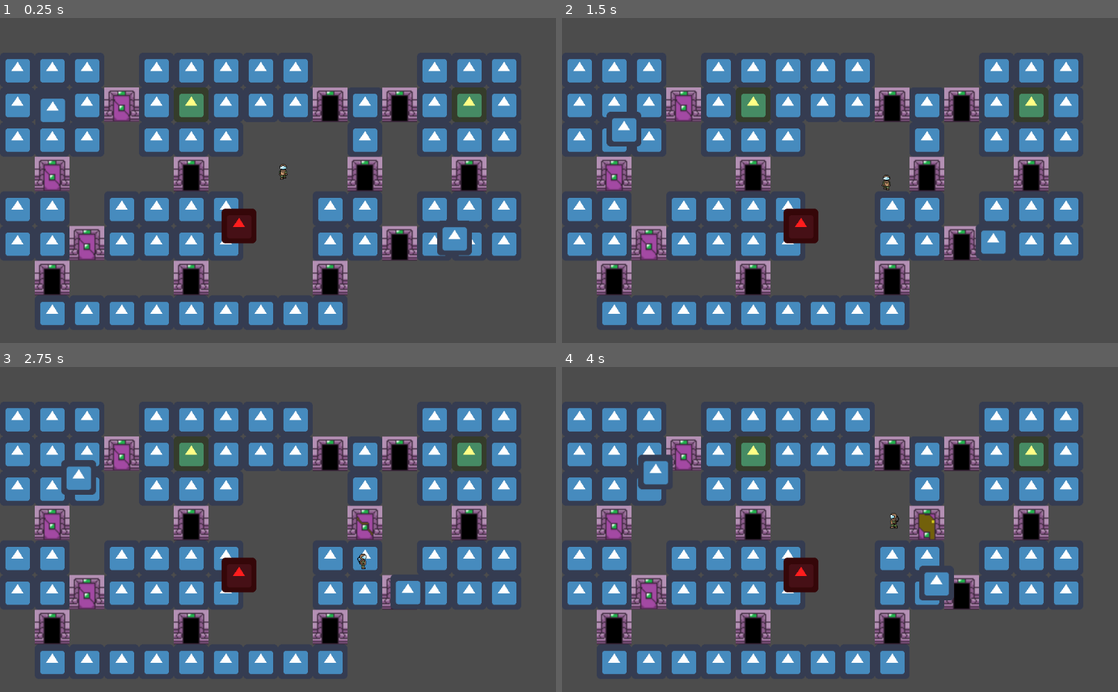
Above: before the commit, frames 1-4 (two rows, left to right).
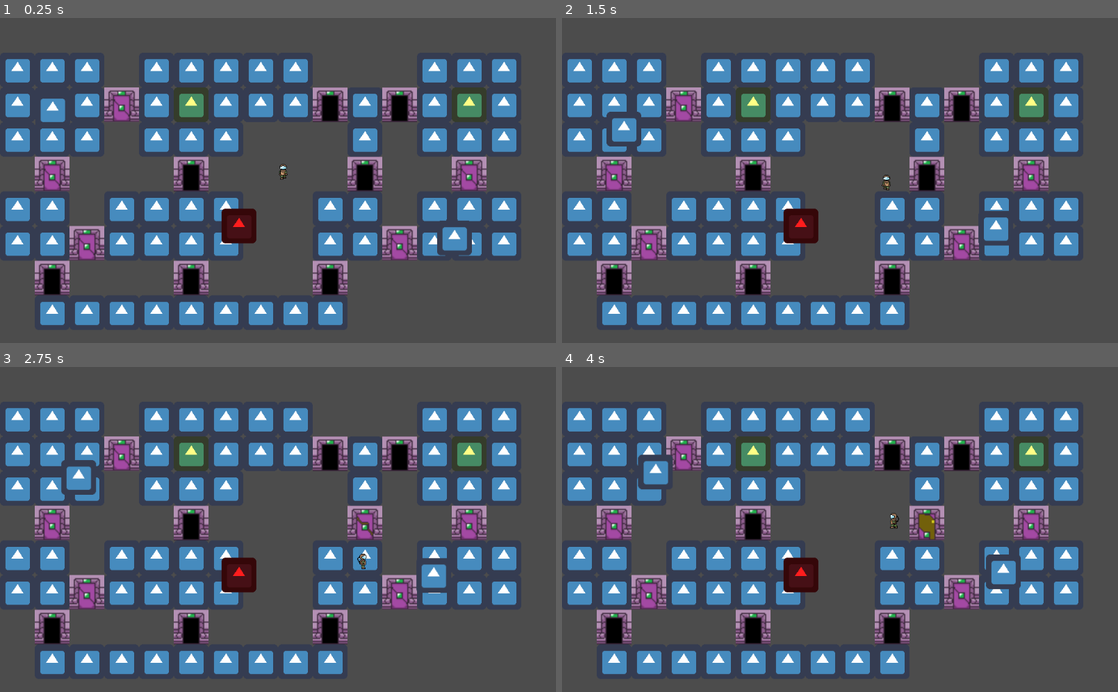
Above: after the commit, the same moments.

Repository: Omivel/LudemDare46
Game: Godot game, scene res://Levels/TestLevel.tscn
The game is run twice, just before and just after one commit, with the same random seed, the same clock (stepped at 60 frames per second) and the same inputs. The engine's default icon, where the game draws it, is replaced by a stand-in: a white triangle on a blue panel in a dark square.
Inputs (mouse positions are in pixels of both pictures, inside the frame that each line leads up to):
- Up to frame 1 (0.25 s): no input
- Up to frame 2 (1.5 s): move the mouse to (962, 164) at 0.52 s; press the mouse at (962, 164) at 0.53 s; hold Right (ui_right) 0.53-1.28 s; tap Space (ui_select) at 0.77 s; move the mouse to (728, 196) at 1.27 s; release the mouse at (728, 196) at 1.28 s; hold Down (ui_down) from 1.28 s (still down); click (728, 196) at 1.35 s
- Up to frame 3 (2.75 s): tap Space (ui_select) at 1.52 s; move the mouse to (333, 458) at 2.02 s; release Down (ui_down) at 2.03 s; press the mouse at (333, 458) at 2.03 s; hold Right (ui_right) from 2.03 s (still down)
- Up to frame 4 (4 s): move the mouse to (812, 594) at 2.77 s; release Right (ui_right) at 2.78 s; release the mouse at (812, 594) at 2.78 s; hold Up (ui_up) 2.78-3.53 s; click (812, 594) at 2.85 s; tap Space (ui_select) at 3.02, 3.77 s; move the mouse to (1006, 578) at 3.52 s; press the mouse at (1006, 578) at 3.53 s; hold Left (ui_left) from 3.53 s (still down)

The runs differ from the first frame. In frame 1, 0.5% of the frame differs, in the area x 70-86%, y 45-75%; in frame 2, 1.0%; in frame 3, 1.1%; in frame 4, 1.4%, in the area x 64-86%, y 45-75%.

Commit message:
Doors bugfix

Diff:
--- a/game/Levels/TestLevel.gd
+++ b/game/Levels/TestLevel.gd
@@ -18,6 +18,8 @@
 		if child is Trigger:
 			child.connect("open_door", self, "open_door")
 			child.connect("not_door", self, "not_door")
+			if child.door and !child.open:
+				open_door(child.get_position())
 		#create and populate navigation mesh for each monster based on tilemap
 		elif child is Monster:
 			monster_list.append(child)
--- a/game/Levels/TestLevel.tscn
+++ b/game/Levels/TestLevel.tscn
@@ -95,7 +95,7 @@
 
 [node name="TestTileMap" parent="." instance=ExtResource( 1 )]
 tile_set = SubResource( 3 )
-tile_data = PoolIntArray( 65536, 0, 0, 65537, 0, 0, 65538, 0 …(119 unchanged characters)…  0, 131073, 0, 0, 131074, 0, 0, 131075, 1, 0, 131076, 0, 0, 131077, 0, 0, 131078, 0, 0, 131079, 0, 0, 131080, 0, 0, 131081, 2, 0, 131082, 0, 0, 131083, 2, 0, 131084, 0, 0, 131085, 0, 0, 131086, 0, 0, 196608, 0, 0, 196609, 0, 0, 196610, 0, 0, 196612, 0, 0, 196613, 0, 0, 196614, 0, 0, 196618, 0, 0, 196620, 0, 0, 196621, 0, 0, 196622, 0, 0, 262145, 1, 0, 262149, 2, 0, 262154, 2, 0, 262157, 2, 0, 327680, 0, 0, 327681, 0, 0, 327683, 0, 0, 327684, 0, 0, 327685, 0, 0, 327686, 0, 0, 327689, 0, 0, 327690, 0, 0, 327692, 0, 0, 327693, 0, 0, 327694, 0, 0, 393216, 0, 0, 393217, 0, 0, 393218, 1, 0, 393219, 0, 0, 393220, 0, 0, 393221, …(273 unchanged characters)…
+tile_data = PoolIntArray( 65536, 0, 0, 65537, 0, 0, 65538, 0 …(119 unchanged characters)…  0, 131073, 0, 0, 131074, 0, 0, 131075, 2, 0, 131076, 0, 0, 131077, 0, 0, 131078, 0, 0, 131079, 0, 0, 131080, 0, 0, 131081, 2, 0, 131082, 0, 0, 131083, 2, 0, 131084, 0, 0, 131085, 0, 0, 131086, 0, 0, 196608, 0, 0, 196609, 0, 0, 196610, 0, 0, 196612, 0, 0, 196613, 0, 0, 196614, 0, 0, 196618, 0, 0, 196620, 0, 0, 196621, 0, 0, 196622, 0, 0, 262145, 2, 0, 262149, 2, 0, 262154, 2, 0, 262157, 2, 0, 327680, 0, 0, 327681, 0, 0, 327683, 0, 0, 327684, 0, 0, 327685, 0, 0, 327686, 0, 0, 327689, 0, 0, 327690, 0, 0, 327692, 0, 0, 327693, 0, 0, 327694, 0, 0, 393216, 0, 0, 393217, 0, 0, 393218, 2, 0, 393219, 0, 0, 393220, 0, 0, 393221, …(273 unchanged characters)…
 
 [node name="Door" parent="." instance=ExtResource( 13 )]
 position = Vector2( 96, 480 )
@@ -131,6 +131,7 @@
 [node name="Door8" parent="." instance=ExtResource( 13 )]
 position = Vector2( 736, 416 )
 scale = Vector2( 2, 2 )
+open = false
 
 [node name="Door9" parent="." instance=ExtResource( 13 )]
 position = Vector2( 672, 288 )
@@ -147,6 +148,7 @@
 [node name="Door12" parent="." instance=ExtResource( 13 )]
 position = Vector2( 864, 288 )
 scale = Vector2( 2, 2 )
+open = false
 
 [node name="Cage2" parent="." instance=ExtResource( 6 )]
 position = Vector2( 864, 160 )
--- a/game/Scenes/Trigger/Trigger.gd
+++ b/game/Scenes/Trigger/Trigger.gd
@@ -27,10 +27,8 @@
 		if door and animated_sprite != null:
 			if open and animated_sprite.frame != 19:
 				animated_sprite.frame = 19
-				emit_signal("open_door", global_position)
 			elif !open and animated_sprite.frame != 0:
 				animated_sprite.frame = 0
-				emit_signal("open_door", global_position)
 
 func activate():
 	emit_signal("activated")
